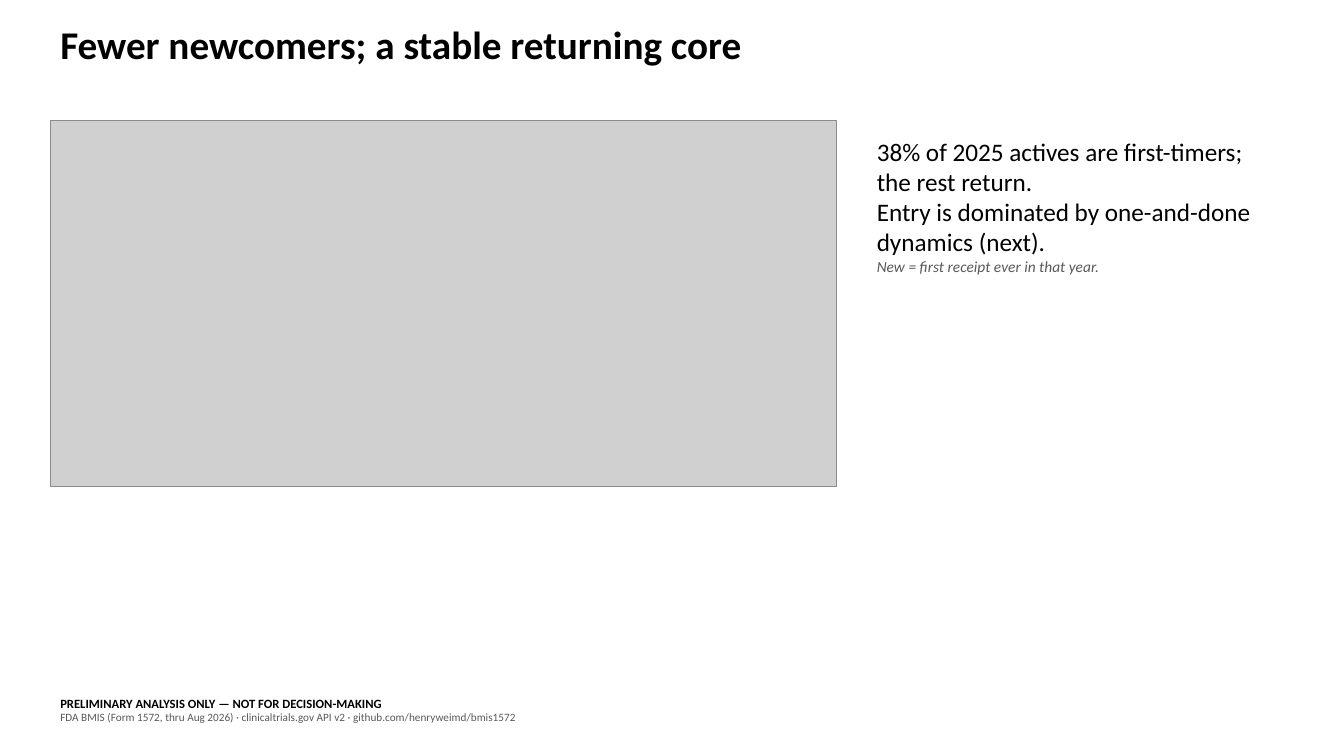
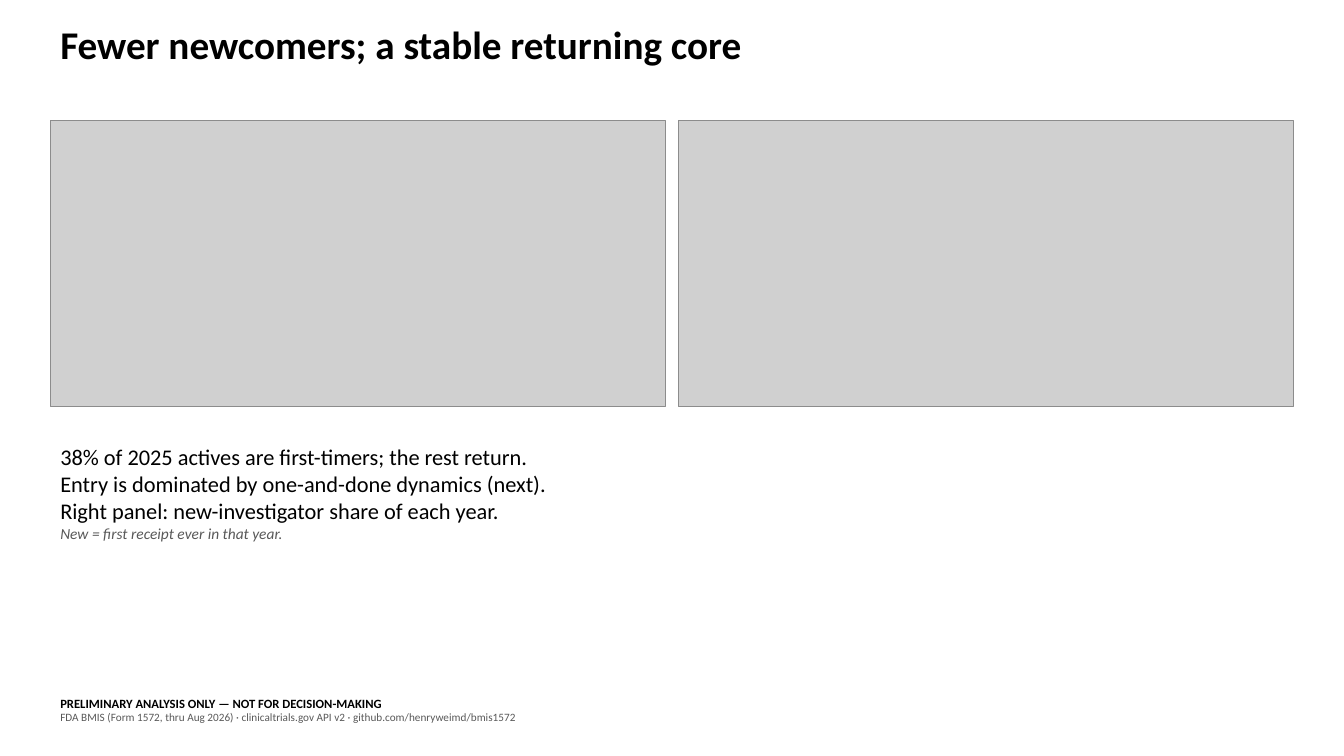
Before and after one commit to henryweimd/bmis1572, a slide deck: slide 4 of explorer/public/data/exports/bmis-supply-deck.pptx. Drawn at 1344x756 pixels with LibreOffice and Linux fonts; fonts in the diff are those of the drawing; grey boxes stand for pictures. Boxes give left, top, right and bottom in pixels: in the first picture for what was removed or moved away, otherwise in the second. Text is boxed around its words. In the diff, an @@ line names an element or a change of style, - is before the commit and + after.

Commit message:
Static + deck parity: stacked %, 2021*, China slides
Geo chart goes stacked bars with GDPR/2021* markers and the eu_2021
caption; new 100%-share companions for geo and new/returning; integer
year ticks on bar charts. Deck grows 13 -> 15 slides: abs+share
pairs on headline/newcomer slides, two China registry slides, CFDI
source link. All slides keep the preliminary-only caveat.

```diff
--- a/explorer/public/data/exports/bmis-supply-deck.pptx
+++ b/explorer/public/data/exports/bmis-supply-deck.pptx
@@ picture: place and size @@
-picture at [50,121,837,486]
+picture at [50,121,665,406]
@@ picture added at [679,121,1294,406] @@
@@ text "38% of 2025 actives are ...": place and size @@
-text "38% of 2025 actives are ..." at [877,143,1250,275]
+text "38% of 2025 actives are ..." at [60,449,546,542]
@@ text at [60,449,546,496]: size 18 to 16 pt in "38% of 2025 actives are first-timers; the ...", "Entry is dominated by one-and-done dynamics (next)." @@
@@ text at [60,503,499,523]: paragraph added @@
+Right panel: new-investigator share of each year.
```
Also in this commit, not shown: 3 other slides changed, 2 slides added, 10 other files.
